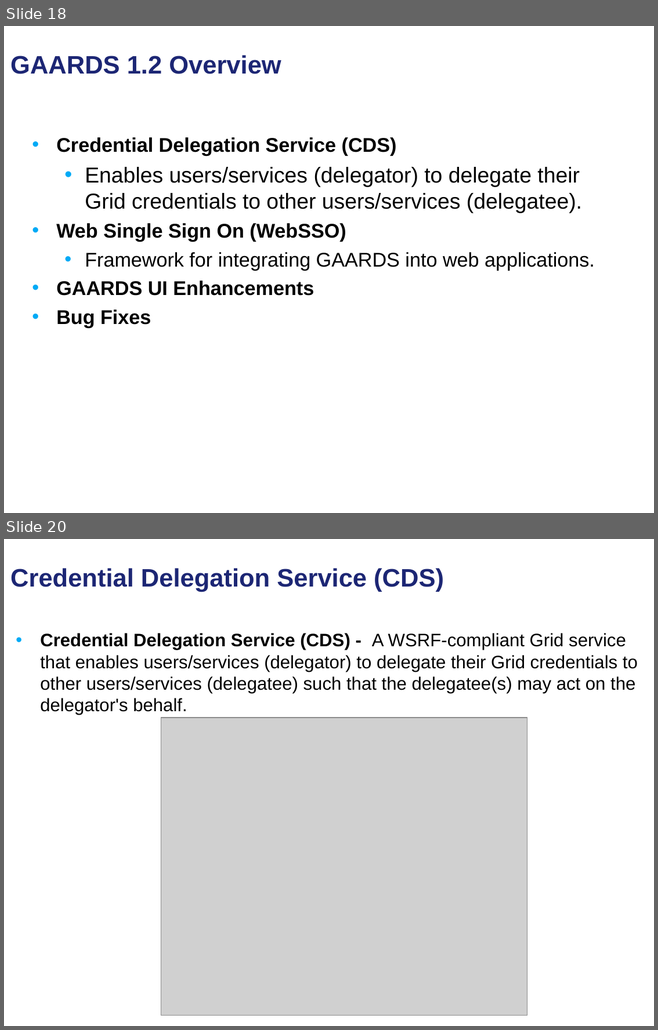
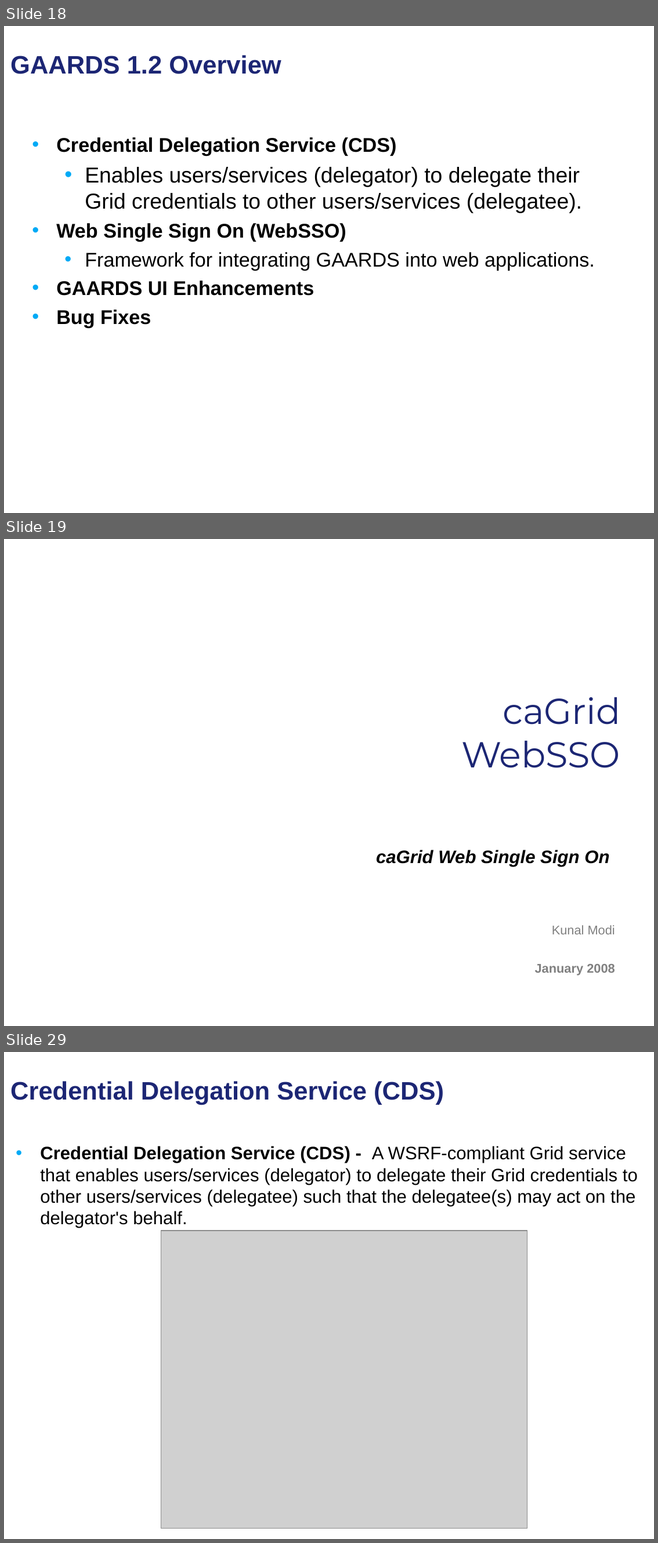
Before and after one commit to NCIP/cagrid-portal, a slide deck: cagrid-1-0/Documentation/presentations/security/gaards-arch-vcde-f2f-january-2008.ppt. Shown one above the other, each under a label of ours: slides 18 and 20 before the commit, slides 18, 19 and 29 after it; the slides between them are not shown. The pictures are 658x1030 and 658x1543 pixels, drawn with LibreOffice and Linux fonts; fonts in the diff are those of the drawing; grey boxes stand for pictures; background and template pictures are left out. Boxes give left, top, right and bottom in pixels: in the first picture for what was removed or moved away, otherwise in the second. Text is boxed around its words. In the diff, an @@ line names an element or a change of style, - is before the commit and + after.

```diff
--- a/cagrid-1-0/Documentation/presentations/security/gaards-arch-vcde-f2f-january-2008.ppt
+++ b/cagrid-1-0/Documentation/presentations/security/gaards-arch-vcde-f2f-january-2008.ppt
@@ slide 19 added at (x1=4, y1=539, x2=654, y2=1026), background picture (left out) @@
@@ title added at (x1=461, y1=697, x2=620, y2=768), 40 pt, text #1C2674 @@
+caGrid
+WebSSO
@@ subtitle added at (x1=376, y1=850, x2=609, y2=867), 20 pt, text #000000, bold, italic @@
+caGrid Web Single Sign On
@@ text added at (x1=535, y1=925, x2=615, y2=976), 14 pt, text #808080, bold @@
+Kunal Modi
+January 2008
@@ what was slide 20 is now slide 29 @@
```
Also in this commit, not shown: 9 other slides added, 1 slide removed.
